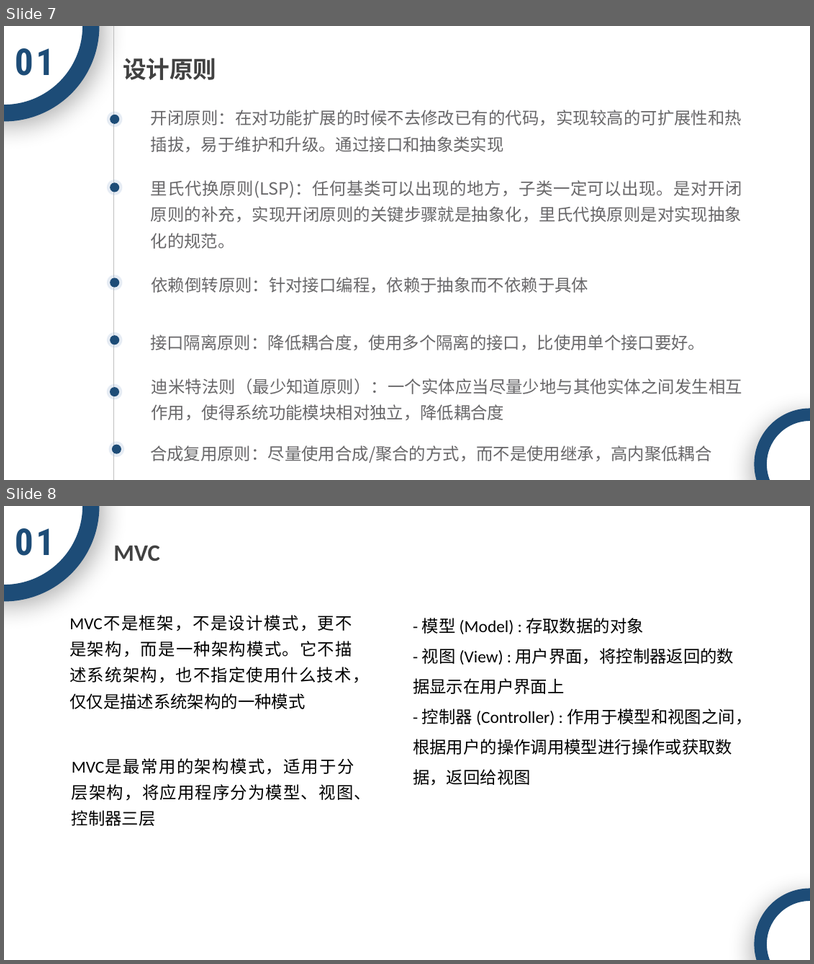
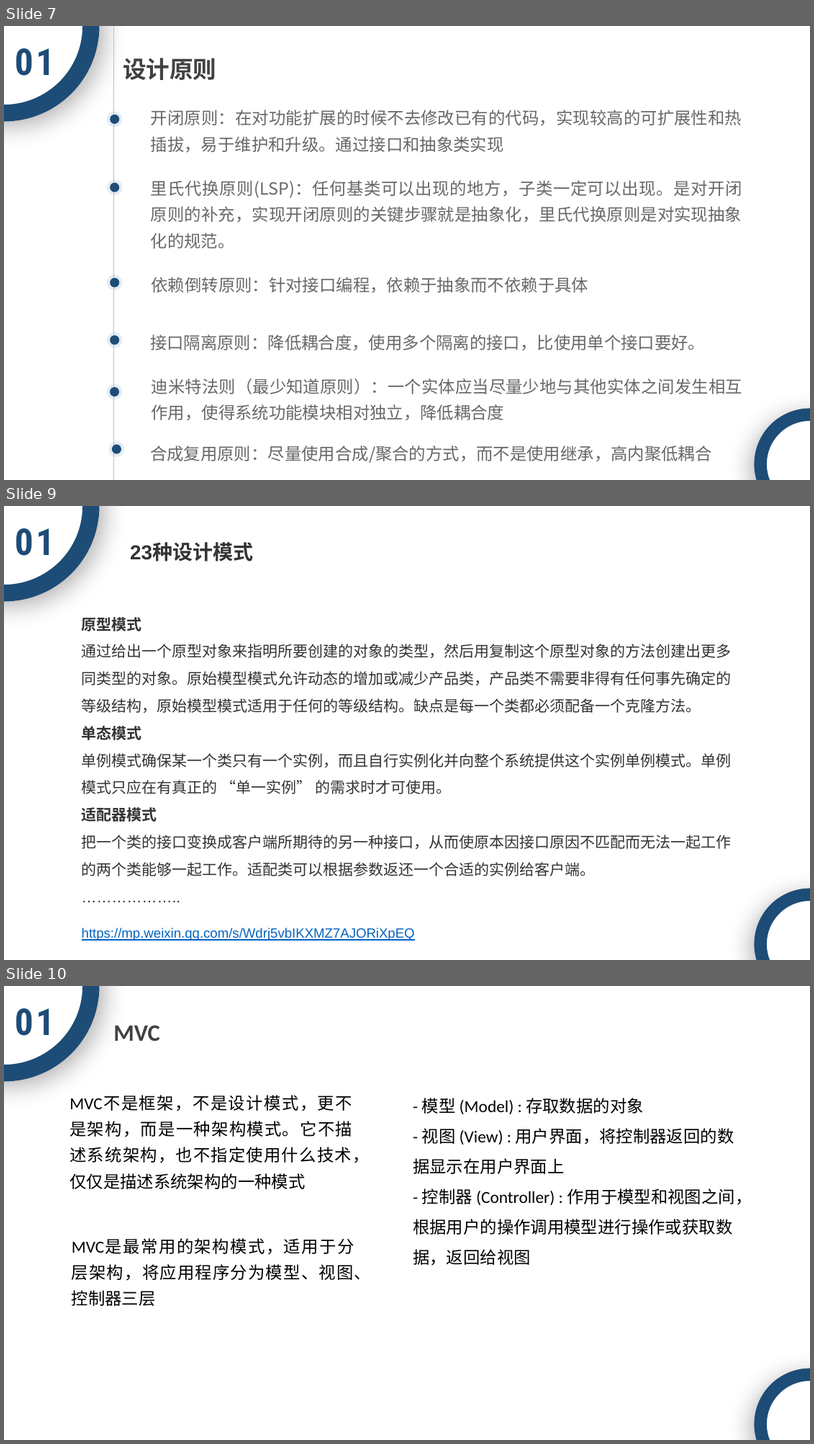
Before and after one commit to ACTSysGroup/Dev-Club, a slide deck: back-end/框架/Flask设计模式.pptx. Shown one above the other, each under a label of ours: slides 7 and 8 before the commit, slides 7, 9 and 10 after it; the slides between them are not shown. The pictures are 814x964 and 814x1444 pixels, drawn with LibreOffice and Linux fonts; fonts in the diff are those of the drawing; background and template pictures are left out. Boxes give left, top, right and bottom in pixels: in the first picture for what was removed or moved away, otherwise in the second. Text is boxed around its words. In the diff, an @@ line names an element or a change of style, - is before the commit and + after.

```diff
--- a/back-end/框架/Flask设计模式.pptx
+++ b/back-end/框架/Flask设计模式.pptx
@@ slide 9 added at box(4, 506, 810, 960), background picture (left out) @@
@@ ellipse added at box(4, 506, 91, 593), fill #FFFFFF, outline #1D4C77 20 pt @@
@@ text added at box(15, 528, 54, 556), 44 pt, text #1D4C77, bold @@
+01
@@ text added at box(130, 543, 253, 561), 24 pt, text #333333, bold @@
+23种设计模式
@@ text added at box(82, 617, 732, 876), 18 pt, text #333333 @@
+原型模式
+通过给出一个原型对象来指明所要创建的对象的类型，然后用复制这个原型对象的方法创建出更多同类型的对象。原始模型模式允许动态的增加或减少产品类，产品类不需要非得有任何事先确定的等级结构，原始模型模式适用于任何的等级结构。缺点是每一个类都必须配备一个克隆方法。
+单态模式
+单例模式确保某一个类只有一个实例，而且自行实例化并向整个系统提供这个实例单例模式。单例模式只应在有真正的 “单一实例” 的需求时才可使用。
+适配器模式
+把一个类的接口变换成客户端所期待的另一种接口，从而使原本因接口原因不匹配而无法一起工作的两个类能够一起工作。适配类可以根据参数返还一个合适的实例给客户端。
+………………..
@@ ellipse added at box(761, 894, 810, 960), fill #FFFFFF, outline #1D4C77 15 pt @@
@@ text added at box(82, 927, 415, 940), 16 pt, text #0563C1, underline @@
+https://mp.weixin.qq.com/s/Wdrj5vbIKXMZ7AJORiXpEQ
@@ what was slide 8 is now slide 10 @@
```
Also in this commit, not shown: 1 other slide added.
